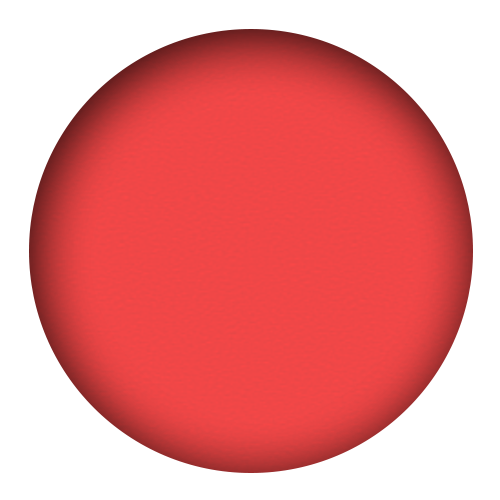
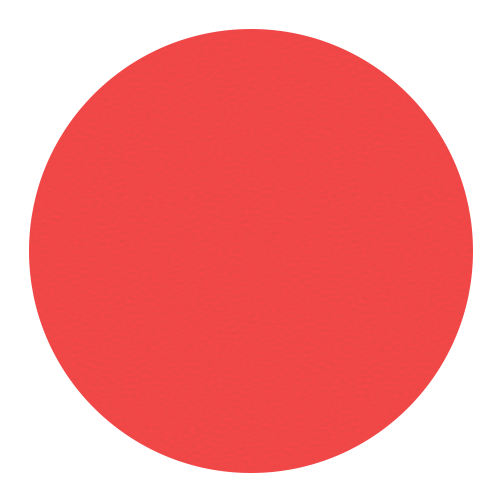
The second 500 x 500 image is a revision of the first. Changes to its layers:
pixels changed over [left=29, top=29, right=473, bottom=473] (layer not identified)
